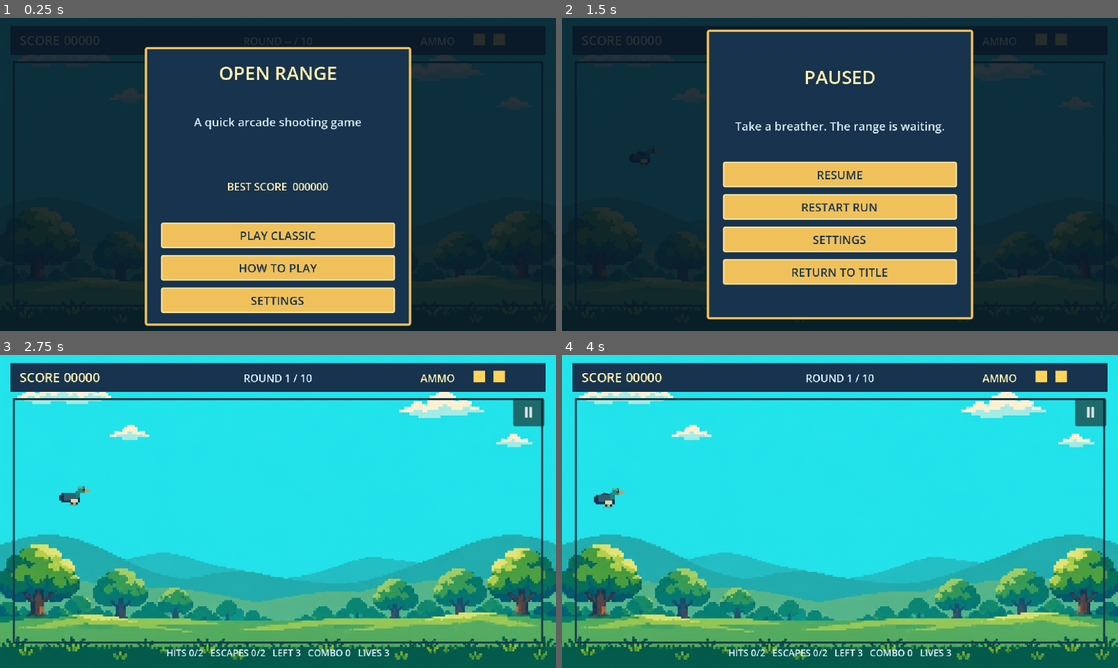
Above: before the commit, frames 1-4 (two rows, left to right).
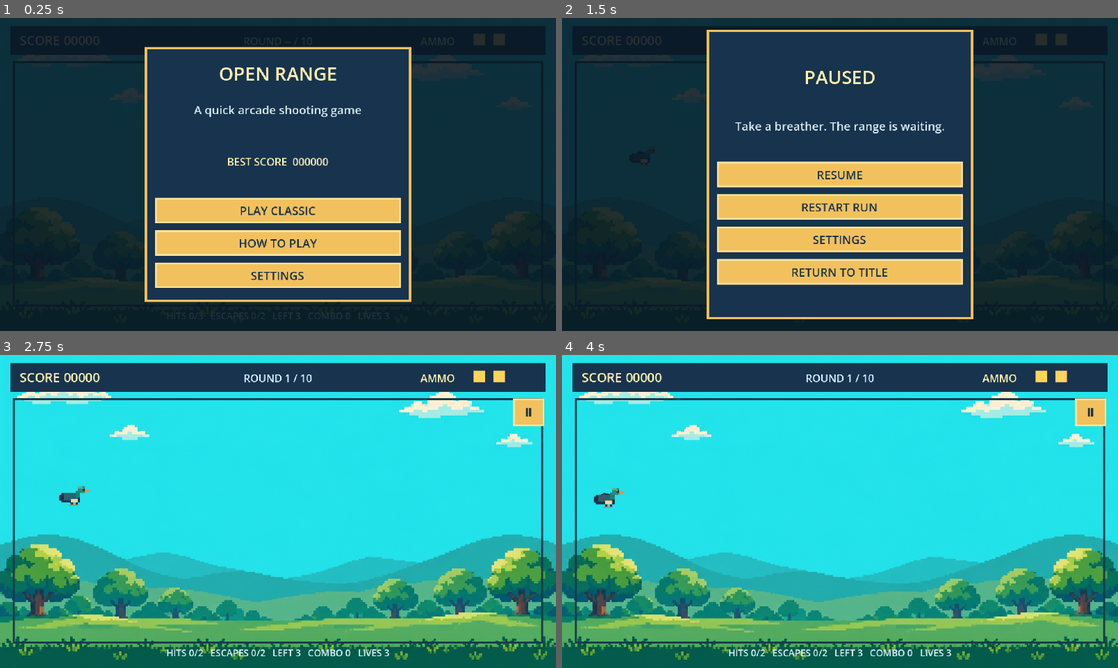
Above: after the commit, the same moments.

Repository: ranababu1/duckhunt
Game: Godot game, scene res://scenes/main/main.tscn
Two runs of this game, one before a commit and one after it. Both use one fixed random seed, a clock stepped at 60 frames per second and the inputs below. Sound files missing from this copy of the repository are replaced by a short silence.
Inputs:
- Up to frame 1 (0.25 s): no input
- Up to frame 2 (1.5 s): click "PLAY CLASSIC" at 0.5 s; click "Ⅱ" at 1.25 s
- Up to frame 3 (2.75 s): click "RESTART RUN" at 2 s
- Up to frame 4 (4 s): click "Ⅱ" at 2.75 s; click "RESTART RUN" at 3.5 s

The runs differ from the first frame. In frame 1, 16% of the frame differs, in the area x 26-74%, y 9-99%; in frame 2, 2.7%; in frame 3, 0.5%; in frame 4, 0.5%.

Commit message:
Add rectangular arcade UI theme

Diff:
--- a/resources/art/open_range_art_set.tres
+++ b/resources/art/open_range_art_set.tres
@@ -1,10 +1,11 @@
-[gd_resource type="Resource" script_class="ArtAssetSet" load_steps=6 format=3]
+[gd_resource type="Resource" script_class="ArtAssetSet" load_steps=7 format=3]
 
 [ext_resource type="Script" path="res://scripts/data/art_asset_set.gd" id="1_art_set"]
 [ext_resource type="Texture2D" path="res://assets/backgrounds/open_range_day.png" id="2_background"]
 [ext_resource type="SpriteFrames" path="res://resources/art/duck_sprite_frames.tres" id="3_duck_frames"]
 [ext_resource type="Texture2D" path="res://assets/effects/shot_flash.svg" id="4_shot_effect"]
 [ext_resource type="Texture2D" path="res://assets/effects/hit_spark.svg" id="5_hit_spark"]
+[ext_resource type="Theme" path="res://resources/art/open_range_ui_theme.tres" id="6_ui_theme"]
 
 [resource]
 script = ExtResource("1_art_set")
@@ -12,3 +13,4 @@
 duck_frames = ExtResource("3_duck_frames")
 shot_effect = ExtResource("4_shot_effect")
 hit_spark = ExtResource("5_hit_spark")
+ui_theme = ExtResource("6_ui_theme")
--- /dev/null
+++ b/resources/art/open_range_ui_theme.tres
@@ -0,0 +1,61 @@
+[gd_resource type="Theme" load_steps=5 format=3]
+
+[sub_resource type="StyleBoxFlat" id="Panel"]
+bg_color = Color(0.094118, 0.2, 0.302, 1)
+border_color = Color(0.94902, 0.756863, 0.368627, 1)
+border_width_left = 4
+border_width_top = 4
+border_width_right = 4
+border_width_bottom = 4
+content_margin_left = 18.0
+content_margin_top = 16.0
+content_margin_right = 18.0
+content_margin_bottom = 16.0
+
+[sub_resource type="StyleBoxFlat" id="ButtonNormal"]
+bg_color = Color(0.94902, 0.756863, 0.368627, 1)
+border_color = Color(1, 0.894118, 0.603922, 1)
+border_width_left = 3
+border_width_top = 3
+border_width_right = 3
+border_width_bottom = 3
+content_margin_left = 14.0
+content_margin_top = 4.0
+content_margin_right = 14.0
+content_margin_bottom = 4.0
+
+[sub_resource type="StyleBoxFlat" id="ButtonHover"]
+bg_color = Color(1, 0.894118, 0.603922, 1)
+border_color = Color(1, 0.960784, 0.811765, 1)
+border_width_left = 3
+border_width_top = 3
+border_width_right = 3
+border_width_bottom = 3
+content_margin_left = 14.0
+content_margin_top = 4.0
+content_margin_right = 14.0
+content_margin_bottom = 4.0
+
+[sub_resource type="StyleBoxFlat" id="ButtonPressed"]
+bg_color = Color(0.85098, 0.584314, 0.270588, 1)
+border_color = Color(1, 0.894118, 0.603922, 1)
+border_width_left = 3
+border_width_top = 3
+border_width_right = 3
+border_width_bottom = 3
+content_margin_left = 14.0
+content_margin_top = 4.0
+content_margin_right = 14.0
+content_margin_bottom = 4.0
+
+[resource]
+Button/colors/font_color = Color(0.094118, 0.2, 0.302, 1)
+Button/colors/font_hover_color = Color(0.094118, 0.2, 0.302, 1)
+Button/colors/font_pressed_color = Color(0.094118, 0.2, 0.302, 1)
+Button/colors/font_focus_color = Color(0.094118, 0.2, 0.302, 1)
+Button/font_sizes/font_size = 20
+Button/styles/normal = SubResource("ButtonNormal")
+Button/styles/hover = SubResource("ButtonHover")
+Button/styles/pressed = SubResource("ButtonPressed")
+Button/styles/focus = SubResource("ButtonHover")
+PanelContainer/styles/panel = SubResource("Panel")
--- a/scripts/ui/game_ui.gd
+++ b/scripts/ui/game_ui.gd
@@ -178,7 +178,8 @@
 	content.add_child(title)
 	if not subtitle.is_empty():
 		var subtitle_label := _label(subtitle, 20, Color("dbedf5"))
-		subtitle_label.custom_minimum_size = Vector2(400, 100)
+		var subtitle_height := 56.0 if screen_id == "title" else 100.0
+		subtitle_label.custom_minimum_size = Vector2(400, subtitle_height)
 		subtitle_label.autowrap_mode = TextServer.AUTOWRAP_WORD_SMART
 		content.add_child(subtitle_label)
 	if not detail_name.is_empty():
--- a/tests/game_flow_test.gd
+++ b/tests/game_flow_test.gd
@@ -19,6 +19,7 @@
 	var duck_frames := main.art_assets.get("duck_frames") as SpriteFrames
 	_assert(duck_frames != null and duck_frames.get_frame_count("fly") == 3 and duck_frames.get_frame_count("hit") == 2 and duck_frames.get_frame_count("escape") == 1, "main scene should load the original duck lifecycle animations")
 	_assert(main.art_assets.get("shot_effect") != null and main.art_assets.get("hit_spark") != null, "main scene should load original shot and hit effects")
+	_assert(main.art_assets.get("ui_theme") != null and main.ui.root.theme == main.art_assets.get("ui_theme"), "main scene should apply the original rectangular arcade UI theme")
 	_assert(main.art_assets.get("sky") == null, "separate parallax layers should remain available for supplied art")
 	_assert(main.game_manager.state == main.game_manager.State.MENU, "game should open on title")
 	_assert(main.ui.screens["title"].visible, "title screen should be visible on launch")
Not shown, changed: doc/assets.md
Not shown, changed: doc/changelog.md
Not shown, changed: doc/currentstate.md
